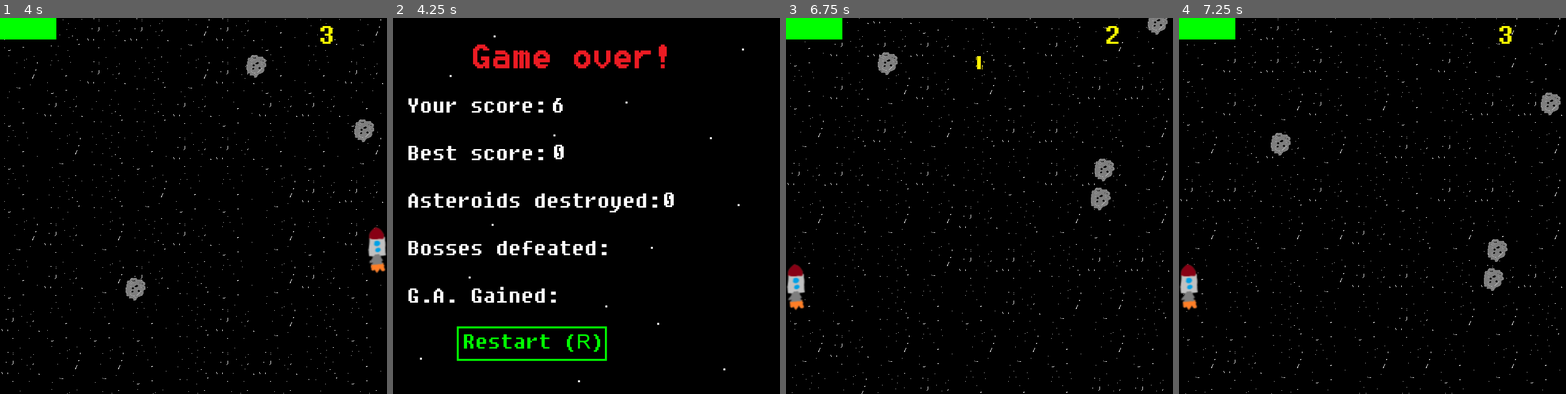
Above: before the commit, frames 1-4 (left to right).
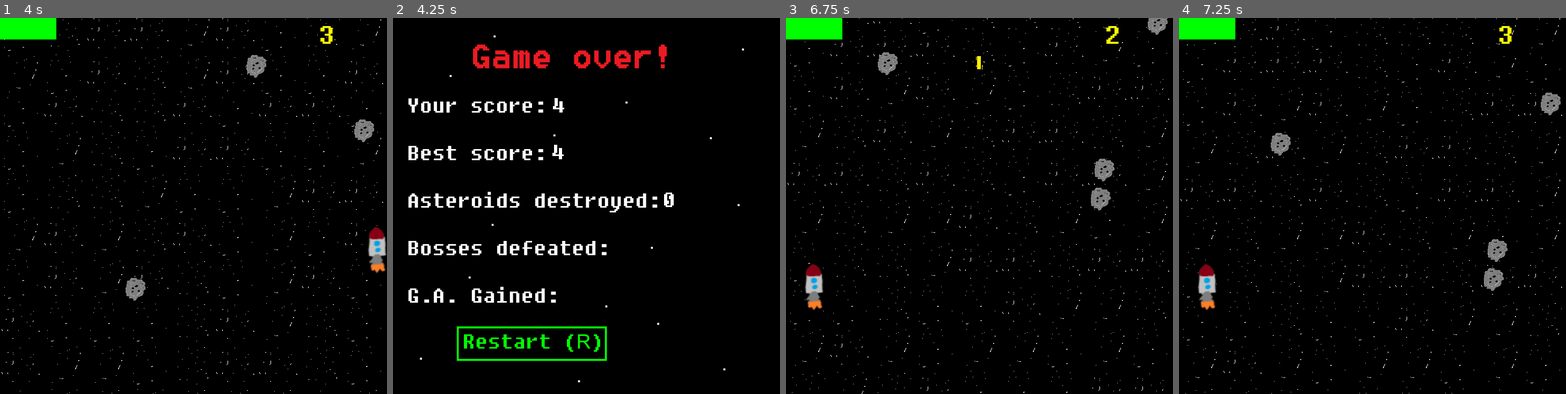
Above: after the commit, the same moments.

Repository: muhdsalm/AsteroidWars2.0
Game: Godot game, scene res://Scenes/Main Menu.tscn
Same seed, same stepped clock (60 frames per second), same inputs: the game is played once before the commit and once after it.
Inputs (mouse positions are in pixels of both pictures, inside the frame that each line leads up to):
- Up to frame 1 (4 s): click (197, 179) at 0.5 s; hold D (Right) 1.28-2.03 s; hold R 1.28-2.03 s; hold Down (Down) 2.03-2.78 s; tap Space (Fire) at 2.1 s; tap R at 2.3, 3.6 s; hold D (Right) 2.78-3.53 s; hold R 2.78-3.53 s; hold Up (Up) from 3.53 s (still down)
- Up to frame 2 (4.25 s): keep holding Up (Up)
- Up to frame 3 (6.75 s): release Up (Up) at 4.25 s; click (925, 345) at 4.25 s; hold Left (Left) 5.03-5.75 s; hold Space (Fire) 5.03-5.75 s; tap R at 5.3 s; tap P (Pause) at 5.65 s; click (971, 247) at 5.75 s; click (971, 160) at 6.5 s
- Up to frame 4 (7.25 s): no input

Frame 1 is identical in both runs. In frame 2, less than 0.1% of the frame differs, in the area x 41-45%, y 21-38%; in frame 3, 0.9%, in the area x 0-10%, y 65-78%; in frame 4, 0.9%.

Commit message:
Some minor tweaks
Features:
> FPS counter is on top-left instead of Bottom-right to improve
visibilty

BugFixes:

> Fixed controls button on pause menu not making click sound
> Fixed rocket keeps going righr/left/up/down infinitely sometimes

Diff:
--- a/V4/Assets/Default Rocket.gd
+++ b/V4/Assets/Default Rocket.gd
@@ -50,6 +50,9 @@
 	if event.is_action_released("Left"):
 		Velocity -= Vector2.LEFT * speed
 
+func zeroOutTheVelocity():
+	Velocity = Vector2.ZERO
+
 
 
 
--- a/V4/AutoLoads/PerformanceMonitor.gd
+++ b/V4/AutoLoads/PerformanceMonitor.gd
@@ -14,7 +14,7 @@
 
 # Called every frame. 'delta' is the elapsed time since the previous frame.
 func _process(delta):
-	$Node2D/FPS.text = String(Engine.get_frames_per_second())
+	$Node2D/FPS.text = "FPS: " + String(Engine.get_frames_per_second())
 
 	if FPSShown:
 		$Node2D/FPS.visible = true
--- a/V4/AutoLoads/PerformanceMonitor.tscn
+++ b/V4/AutoLoads/PerformanceMonitor.tscn
@@ -16,9 +16,9 @@
 z_index = 10
 
 [node name="FPS" type="Label" parent="Node2D"]
-margin_left = 661.0
-margin_top = 656.0
-margin_right = 701.0
-margin_bottom = 688.0
+margin_left = 1.0
+margin_top = -2.0
+margin_right = 97.0
+margin_bottom = 30.0
 custom_fonts/font = SubResource( 1 )
-text = "0"
+text = "FPS: 0"
--- a/V4/Scenes/GameOver.gd
+++ b/V4/Scenes/GameOver.gd
@@ -8,6 +8,7 @@
 var tempCurrentBestScore = 0
 var tempCurrentAsteroidsDefeated = 0
 var pointsleft = 0
+var justUseGlobalScore = false
 
 
 # Called when the node enters the scene tree for the first time.
@@ -35,6 +36,11 @@
 	$Score.text = String(tempCurrentScore)
 	$BestScore.text = String(tempCurrentBestScore)
 	$AsteroidsDefeated.text = String(tempCurrentAsteroidsDefeated)
+
+	if justUseGlobalScore:
+		$Score.text = String(PointSystem.points)
+		$BestScore.text = String(PointSystem.bestScore)
+		$AsteroidsDefeated.text = String(PointSystem.asteroidsDefeated)
 
 	if pointsleft < 100:
 		pointsleft-=1
@@ -87,6 +93,7 @@
 
 	if pointsleft <= 0:
 		pointsleft = PointSystem.bestScore
+		justUseGlobalScore = true
 
 
 func _on_Button_button_down():
--- a/V4/Scenes/Man Scene.gd
+++ b/V4/Scenes/Man Scene.gd
@@ -95,6 +95,7 @@
 
 	if PointSystem.paused:
 
+		$DefaultRocket.zeroOutTheVelocity()
 		add_child(PauseMenu.instance())
 		print("nice")
 		MusicAutoLoad.StopMusic()
--- a/V4/Scenes/Pause.gd
+++ b/V4/Scenes/Pause.gd
@@ -25,6 +25,7 @@
 
 func _on_Settings_button_down():
 
+	MusicAutoLoad.Click()
 	add_child(SettingsButton.instance())
 
 
